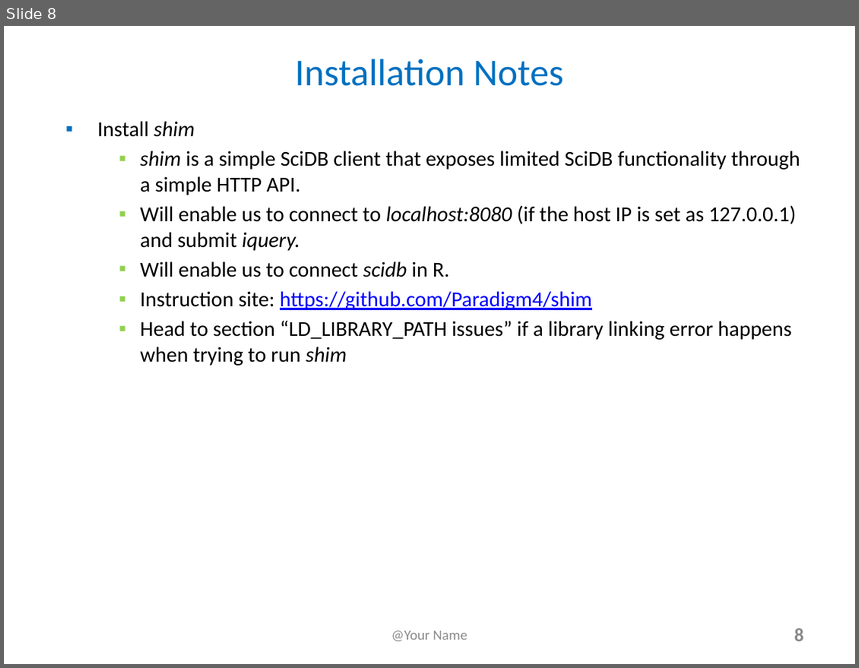
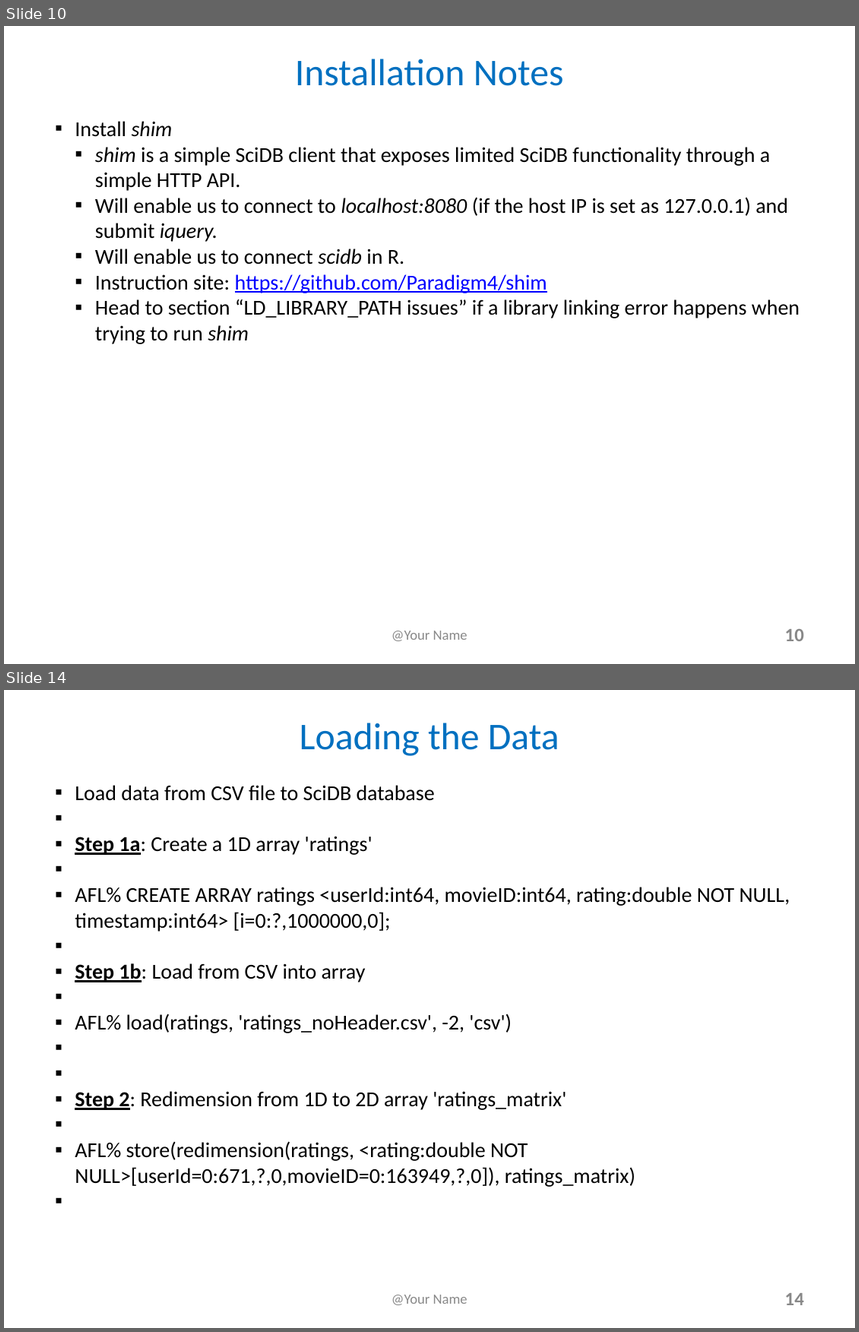
Before and after one commit to lchiaying/SciDB-project, a slide deck: FinalProjectSlides and YouTubeTitlePage_e63_2017.pptx. Shown one above the other, each under a label of ours: slide 8 before the commit, slides 10 and 14 after it; the slides between them are not shown. The pictures are 859x668 and 859x1332 pixels, drawn with LibreOffice and Linux fonts; fonts in the diff are those of the drawing. Boxes give left, top, right and bottom in pixels: in the first picture for what was removed or moved away, otherwise in the second. Text is boxed around its words. In the diff, an @@ line names an element or a change of style, - is before the commit and + after.

```diff
--- a/FinalProjectSlides and YouTubeTitlePage_e63_2017.pptx
+++ b/FinalProjectSlides and YouTubeTitlePage_e63_2017.pptx
@@ slide 14 added at <box>4,690,855,1328</box>, background #FFFFFF @@
@@ text added at <box>300,723,560,756</box>, 32 pt, text #0070C0 @@
+Loading the Data
@@ text added at <box>75,785,791,1187</box>, 18 pt, text #000000 @@
+▪ Load data from CSV file to SciDB database
+▪ Step 1a: Create a 1D array 'ratings'
+  AFL% CREATE ARRAY ratings <userId:int64, movieID:int64, rating:double NOT NULL, timestamp:int64> [i=0:?,1000000,0];
+▪ Step 1b: Load from CSV into array
+  AFL% load(ratings, 'ratings_noHeader.csv', -2, 'csv')
+  Step 2: Redimension from 1D to 2D array 'ratings_matrix'
+  AFL% store(redimension(ratings, <rating:double NOT NULL>[userId=0:671,?,0,movieID=0:163949,?,0]), ratings_matrix)
@@ text added at <box>392,1295,468,1306</box>, 12 pt, text #898989 @@
+@Your Name
@@ page number added at <box>785,1293,804,1306</box>, 16 pt, text #888888, bold @@
+14
@@ what was slide 8 is now slide 10 @@
@@ slide 10 changed as well @@
@@ text "Install shim" at <box>75,121,800,344</box>: indent changed; less space between paragraphs @@
@@ page number at <box>785,629,804,642</box>: text changed @@
-8
+10
```
Also in this commit, not shown: 7 other slides changed, 9 other slides added.
